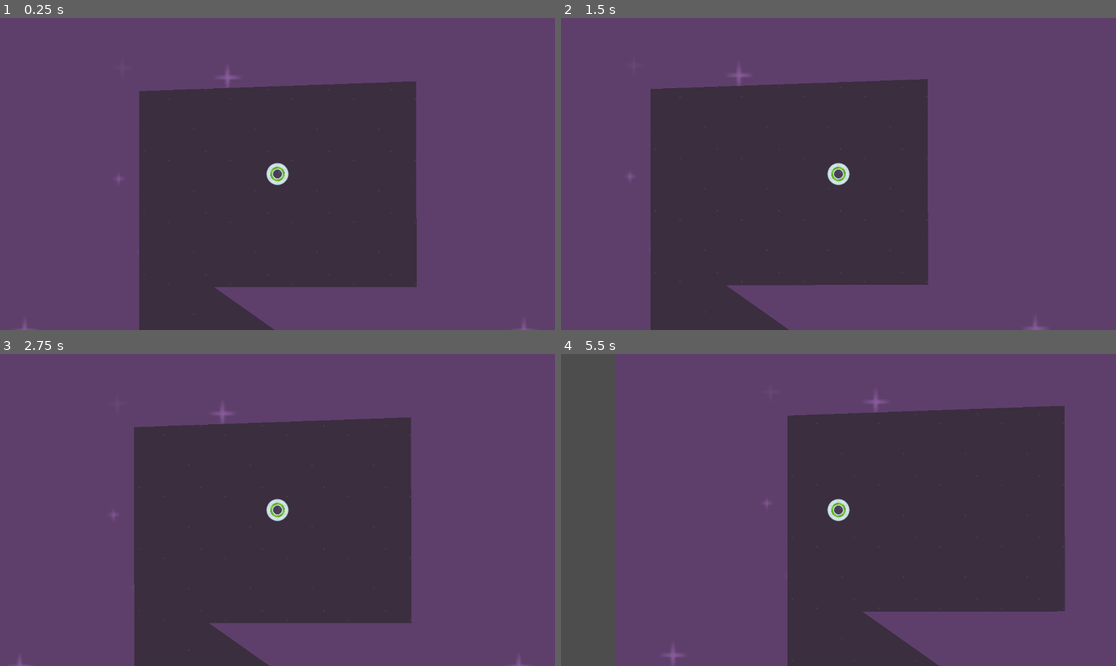
Above: before the commit, frames 1-4 (two rows, left to right).
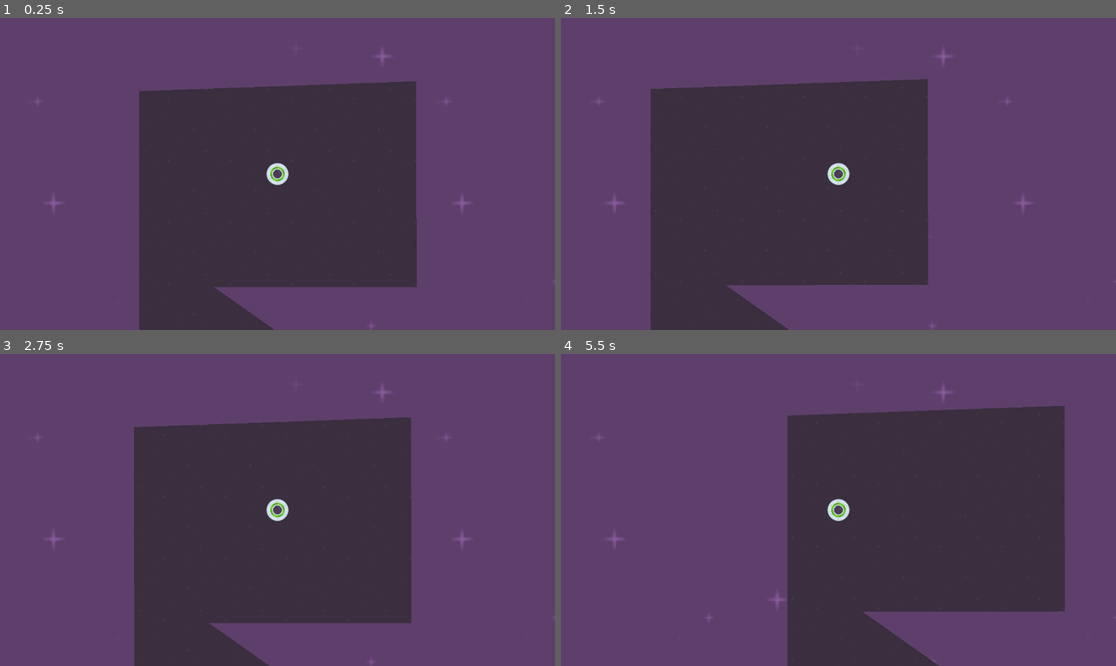
Above: after the commit, the same moments.

Repository: joelgroomer/godot-gamedev-2d-course
Game: Godot game, scene res://level_1.tscn
Same seed, same stepped clock (60 frames per second), same inputs: the game is played once before the commit and once after it.
Inputs:
- Up to frame 1 (0.25 s): no input
- Up to frame 2 (1.5 s): tap Enter at 0.5 s; hold Right (move_right) 0.53-1.28 s; hold S (move_down) from 1.28 s (still down)
- Up to frame 3 (2.75 s): release S (move_down) at 2.03 s; hold Right (move_right) from 2.03 s (still down)
- Up to frame 4 (5.5 s): release Right (move_right) at 2.78 s; hold W (move_up) 2.78-3.53 s; hold A (move_left) 3.53-5.03 s; hold S (move_down) from 5.03 s (still down)

The runs differ from the first frame. In frame 1, 0.2% of the frame differs, in the area x 3-100%, y 10-100%; in frame 2, 0.2%; in frame 3, 0.2%; in frame 4, 10%, in the area x 0-100%, y 0-100%.

Commit message:
Put background into canvas layer

Diff:
--- a/speedy_saucer/level_1.tscn
+++ b/speedy_saucer/level_1.tscn
@@ -8,13 +8,16 @@
 [node name="Level1" type="Node2D"]
 script = ExtResource("1_wcrg6")
 
-[node name="Background" type="TextureRect" parent="."]
+[node name="CanvasLayer" type="CanvasLayer" parent="."]
+layer = -10
+
+[node name="Background" type="TextureRect" parent="CanvasLayer"]
 z_index = -100
-offset_left = -693.0
-offset_top = -1957.0
-offset_right = 459.0
-offset_bottom = -1309.0
-scale = Vector2(8.09342, 8.09342)
+offset_left = -1344.0
+offset_top = -633.0
+offset_right = -192.0
+offset_bottom = 15.0
+scale = Vector2(3.31242, 3.31242)
 texture = ExtResource("1_5d367")
 stretch_mode = 1
 
